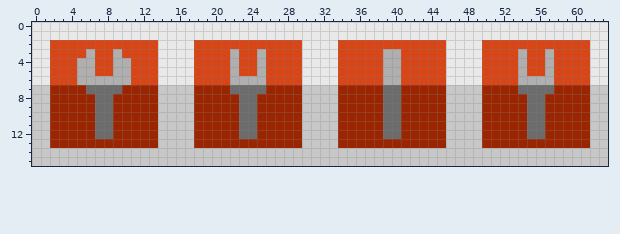
Two versions of one pixel-art sprite, SummerProject/Content/textures/healthpack.png. This is how it looked before the edit.
The file is 128x32 pixels, drawn in blocks of 2x2; one block is one cell here.
After:
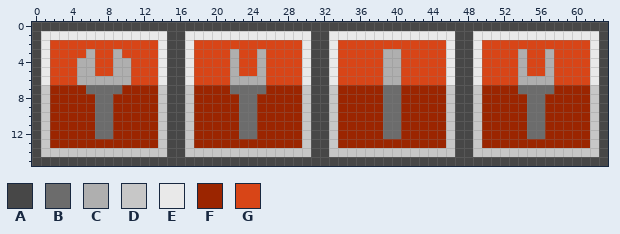
Palette (. is transparent): A #474747  B #6c6c6c  C #afafaf  D #c7c7c7  E #e9e9e9  F #9b2500  G #d84517
Difference:
{"y":0,"x":0,"old":"EEEEEEEEEEEEEEEEEEEEEEEEEEEEEEEEEEEEEEEEEEEEEEEEEEEEEEEEEEEEEEEE","new":"AAAAAAAAAAAAAAAAAAAAAAAAAAAAAAAAAAAAAAAAAAAAAAAAAAAAAAAAAAAAAAAA"}
{"y":1,"x":0,"old":"E","new":"A"}
{"y":1,"x":15,"old":"EE","new":"AA"}
{"y":1,"x":31,"old":"EE","new":"AA"}
{"y":1,"x":47,"old":"EE","new":"AA"}
{"y":1,"x":63,"old":"E","new":"A"}
{"y":2,"x":0,"old":"E","new":"A"}
{"y":2,"x":15,"old":"EE","new":"AA"}
{"y":2,"x":31,"old":"EE","new":"AA"}
{"y":2,"x":47,"old":"EE","new":"AA"}
{"y":2,"x":63,"old":"E","new":"A"}
{"y":3,"x":0,"old":"E","new":"A"}
{"y":3,"x":15,"old":"EE","new":"AA"}
{"y":3,"x":31,"old":"EE","new":"AA"}
{"y":3,"x":47,"old":"EE","new":"AA"}
{"y":3,"x":63,"old":"E","new":"A"}
{"y":4,"x":0,"old":"E","new":"A"}
{"y":4,"x":15,"old":"EE","new":"AA"}
{"y":4,"x":31,"old":"EE","new":"AA"}
{"y":4,"x":47,"old":"EE","new":"AA"}
{"y":4,"x":63,"old":"E","new":"A"}
{"y":5,"x":0,"old":"E","new":"A"}
{"y":5,"x":15,"old":"EE","new":"AA"}
{"y":5,"x":31,"old":"EE","new":"AA"}
{"y":5,"x":47,"old":"EE","new":"AA"}
{"y":5,"x":63,"old":"E","new":"A"}
{"y":6,"x":0,"old":"E","new":"A"}
{"y":6,"x":15,"old":"EE","new":"AA"}
{"y":6,"x":31,"old":"EE","new":"AA"}
{"y":6,"x":47,"old":"EE","new":"AA"}
{"y":6,"x":63,"old":"E","new":"A"}
{"y":7,"x":0,"old":"D","new":"A"}
{"y":7,"x":15,"old":"DD","new":"AA"}
{"y":7,"x":31,"old":"DD","new":"AA"}
{"y":7,"x":47,"old":"DD","new":"AA"}
{"y":7,"x":63,"old":"D","new":"A"}
{"y":8,"x":0,"old":"D","new":"A"}
{"y":8,"x":15,"old":"DD","new":"AA"}
{"y":8,"x":31,"old":"DD","new":"AA"}
{"y":8,"x":47,"old":"DD","new":"AA"}
{"y":8,"x":63,"old":"D","new":"A"}
{"y":9,"x":0,"old":"D","new":"A"}
{"y":9,"x":15,"old":"DD","new":"AA"}
{"y":9,"x":31,"old":"DD","new":"AA"}
{"y":9,"x":47,"old":"DD","new":"AA"}
{"y":9,"x":63,"old":"D","new":"A"}
{"y":10,"x":0,"old":"D","new":"A"}
{"y":10,"x":15,"old":"DD","new":"AA"}
{"y":10,"x":31,"old":"DD","new":"AA"}
{"y":10,"x":47,"old":"DD","new":"AA"}
{"y":10,"x":63,"old":"D","new":"A"}
{"y":11,"x":0,"old":"D","new":"A"}
{"y":11,"x":15,"old":"DD","new":"AA"}
{"y":11,"x":31,"old":"DD","new":"AA"}
{"y":11,"x":47,"old":"DD","new":"AA"}
{"y":11,"x":63,"old":"D","new":"A"}
{"y":12,"x":0,"old":"D","new":"A"}
{"y":12,"x":15,"old":"DD","new":"AA"}
{"y":12,"x":31,"old":"DD","new":"AA"}
{"y":12,"x":47,"old":"DD","new":"AA"}
{"y":12,"x":63,"old":"D","new":"A"}
{"y":13,"x":0,"old":"D","new":"A"}
{"y":13,"x":15,"old":"DD","new":"AA"}
{"y":13,"x":31,"old":"DD","new":"AA"}
{"y":13,"x":47,"old":"DD","new":"AA"}
{"y":13,"x":63,"old":"D","new":"A"}
{"y":14,"x":0,"old":"D","new":"A"}
{"y":14,"x":15,"old":"DD","new":"AA"}
{"y":14,"x":31,"old":"DD","new":"AA"}
{"y":14,"x":47,"old":"DD","new":"AA"}
{"y":14,"x":63,"old":"D","new":"A"}
{"y":15,"x":0,"old":"DDDDDDDDDDDDDDDDDDDDDDDDDDDDDDDDDDDDDDDDDDDDDDDDDDDDDDDDDDDDDDDD","new":"AAAAAAAAAAAAAAAAAAAAAAAAAAAAAAAAAAAAAAAAAAAAAAAAAAAAAAAAAAAAAAAA"}
{"label":"changed","picture_box":[32,22,608,166]}
